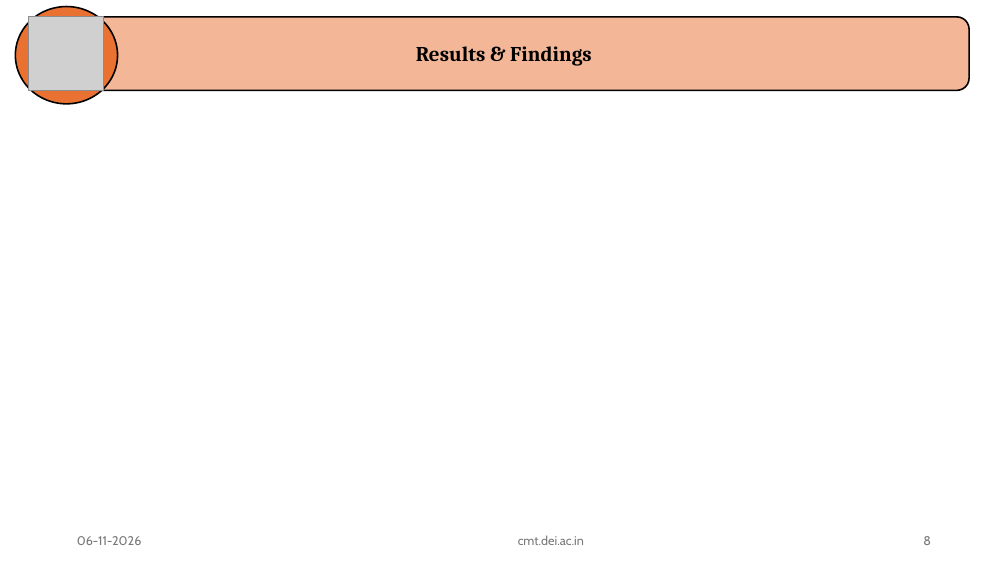
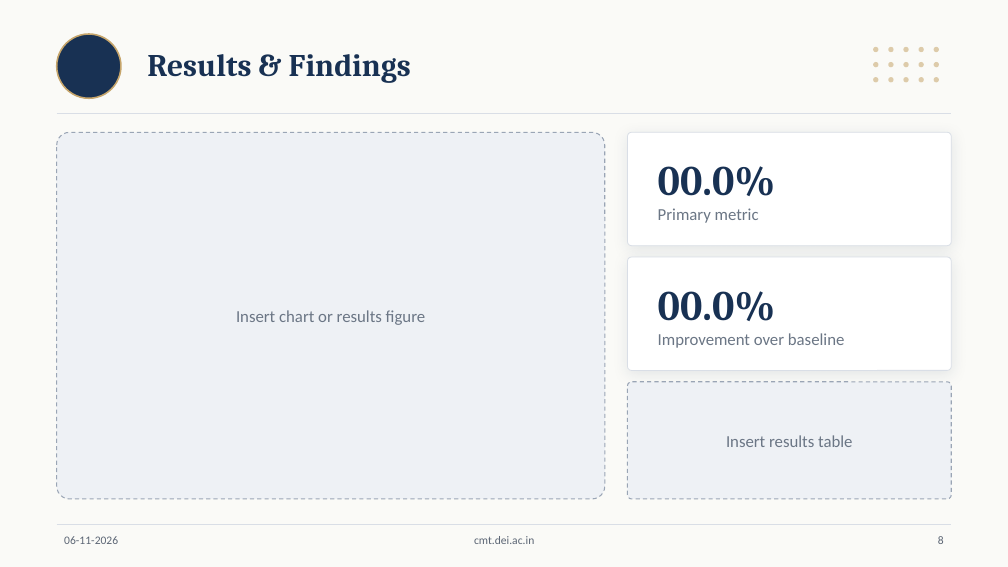
Before and after one commit to GurumaujSatsangi/ConfEase, a slide deck: slide 8 of public/OP_Template.pptx. Drawn at 1008x567 pixels with LibreOffice and Linux fonts; fonts in the diff are those of the drawing; grey boxes stand for pictures; background and template pictures are left out. Boxes give left, top, right and bottom in pixels: in the first picture for what was removed or moved away, otherwise in the second. Text is boxed around its words. In the diff, an @@ line names an element or a change of style, - is before the commit and + after.

```diff
--- a/public/OP_Template.pptx
+++ b/public/OP_Template.pptx
@@ background picture (left out) to #FAFAF7 @@
@@ ellipse removed at [15,7,117,104] @@
@@ picture removed at [29,16,104,90] @@
@@ rounded rectangle removed at [39,17,969,90] @@
@@ ellipse added at [57,34,121,98], fill #183153, outline #C6A56B 1.5 pt @@
@@ title "Results & Findings": place and size @@
-title "Results & Findings" at [416,46,592,66]
+title "Results & Findings" at [147,54,411,83]
@@ title "Results & Findings" at [147,54,411,83]: size 20 to 30 pt, text colour #000000 to #183153; alignment centre to left; vertical alignment bottom to middle @@
@@ group added at [873,47,939,82]: 15 ellipses @@
@@ line added from (57, 113) to (951, 113), #D9DEE6 0.75 pt @@
@@ rounded rectangle added at [57,132,605,499], fill #EEF1F5, outline #9AA5B5 1 pt dashed, 16 pt, text #6B7685 @@
+Insert chart or results figure
@@ rounded rectangle added at [628,132,951,246], fill #FFFFFF, outline #D9DEE6 0.75 pt @@
@@ text added at [658,166,776,223], 16 pt, text #6B7685 @@
+00.0%
+Primary metric
@@ rounded rectangle added at [628,257,951,371], fill #FFFFFF, outline #D9DEE6 0.75 pt @@
@@ text added at [658,291,845,348], 16 pt, text #6B7685 @@
+00.0%
+Improvement over baseline
@@ rounded rectangle added at [628,382,951,499], fill #EEF1F5, outline #9AA5B5 1 pt dashed, 16 pt, text #6B7685 @@
+Insert results table
@@ text "06-11-2026": place and size @@
-text "06-11-2026" at [77,536,142,545]
+text "06-11-2026" at [64,536,118,544]
@@ line added from (57, 524) to (951, 524), #D9DEE6 0.75 pt @@
@@ size 12 to 11 pt, font Cabin to Calibri, text colour #797979 to #5B6574 in 3 elements at [938,536,944,544], [64,536,118,544], [474,536,534,544] @@
@@ text "cmt.dei.ac.in": place and size @@
-text "cmt.dei.ac.in" at [518,535,584,545]
+text "cmt.dei.ac.in" at [474,536,534,544]
@@ page number: place and size @@
-page number at [923,536,931,545]
+page number at [938,536,944,544]
```
Also in this commit, not shown: 9 other slides changed, 2 other files.
